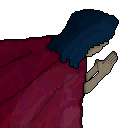
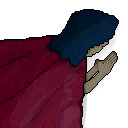
Layered file, before and after one edit (w=128, h=128). Changes by layer:
painted on "Paint Layer 1" over [59, 24, 120, 128]
renamed "Background" to "Paint Layer 2", painted on it over [59, 24, 120, 128]
